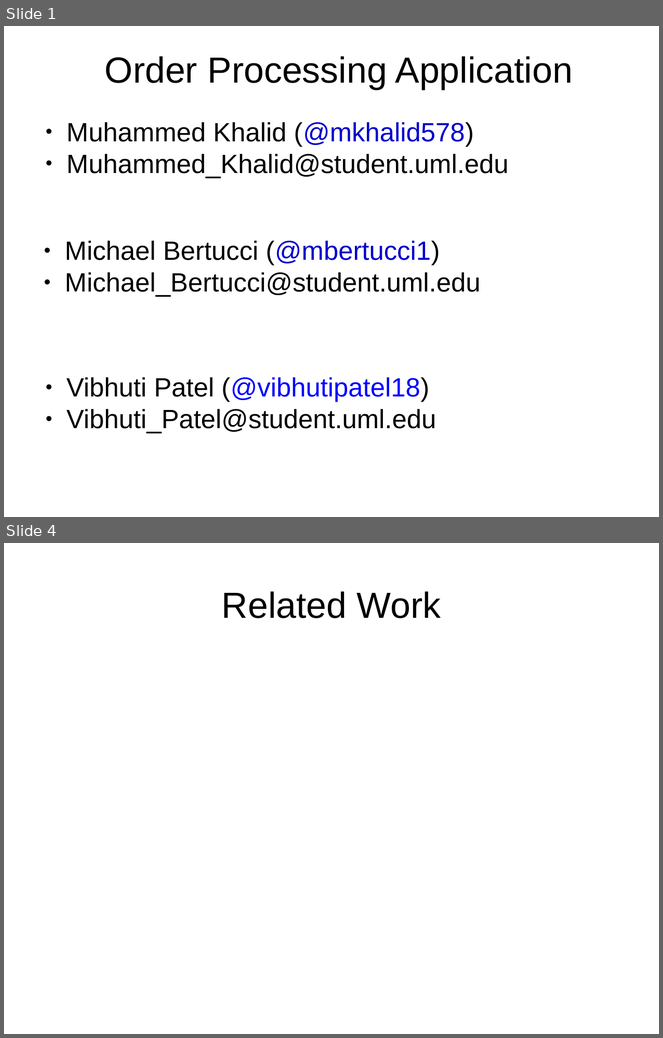
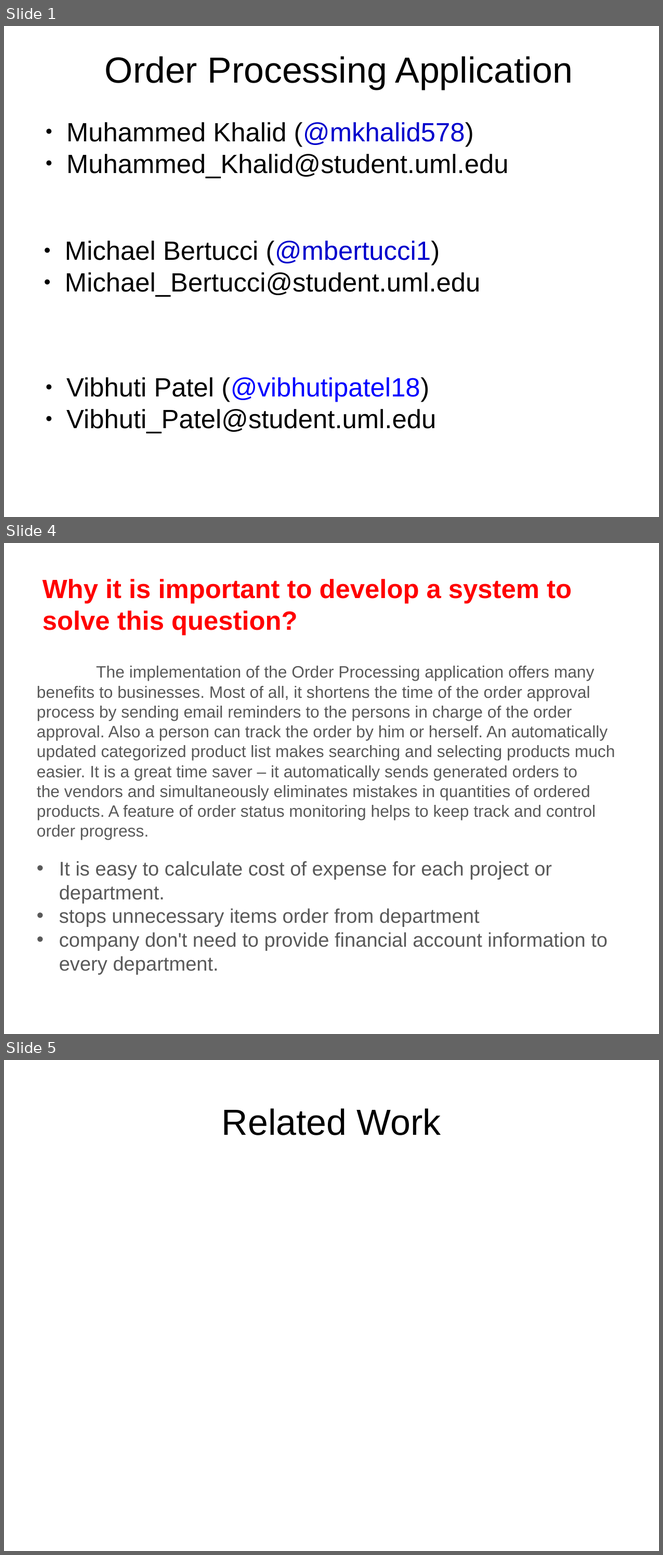
Before and after one commit to mkhalid578/orderProcessing, a slide deck: Project_Proposal.pptx. Shown one above the other, each under a label of ours: slides 1 and 4 before the commit, slides 1, 4 and 5 after it; the slides between them are not shown. The pictures are 663x1038 and 663x1555 pixels, drawn with LibreOffice and Linux fonts; fonts in the diff are those of the drawing. Boxes give left, top, right and bottom in pixels: in the first picture for what was removed or moved away, otherwise in the second. Text is boxed around its words. In the diff, an @@ line names an element or a change of style, - is before the commit and + after.

```diff
--- a/Project_Proposal.pptx
+++ b/Project_Proposal.pptx
@@ slide 4 added at bbox=[4, 543, 659, 1034], background #FFFFFF @@
@@ text added at bbox=[42, 579, 572, 635], 32 pt, text #FF0000, bold @@
+Why it is important to develop a system to solve this question?
@@ text added at bbox=[37, 666, 616, 975], 20 pt, text #595959 @@
+The implementation of the Order Processing application offers many benefits to businesses. Most of all, it shortens the time of the order approval process by sending email reminders to the persons in charge of the order approval. Also a person can track the order by him or herself. An automatically updated categorized product list makes searching and selecting products much easier. It is a great time saver – it automatically sends generated orders to the vendors and simultaneously eliminates mistakes in quantities of ordered products. A feature of order status monitoring helps to keep track and control order progress.
+• It is easy to calculate cost of expense for each project or department.
+• stops unnecessary items order from department
+• company don't need to provide financial account information to every department.
@@ what was slide 4 is now slide 5 @@
```
Also in this commit, not shown: 2 slides changed, 2 other slides added, 2 slides removed.
